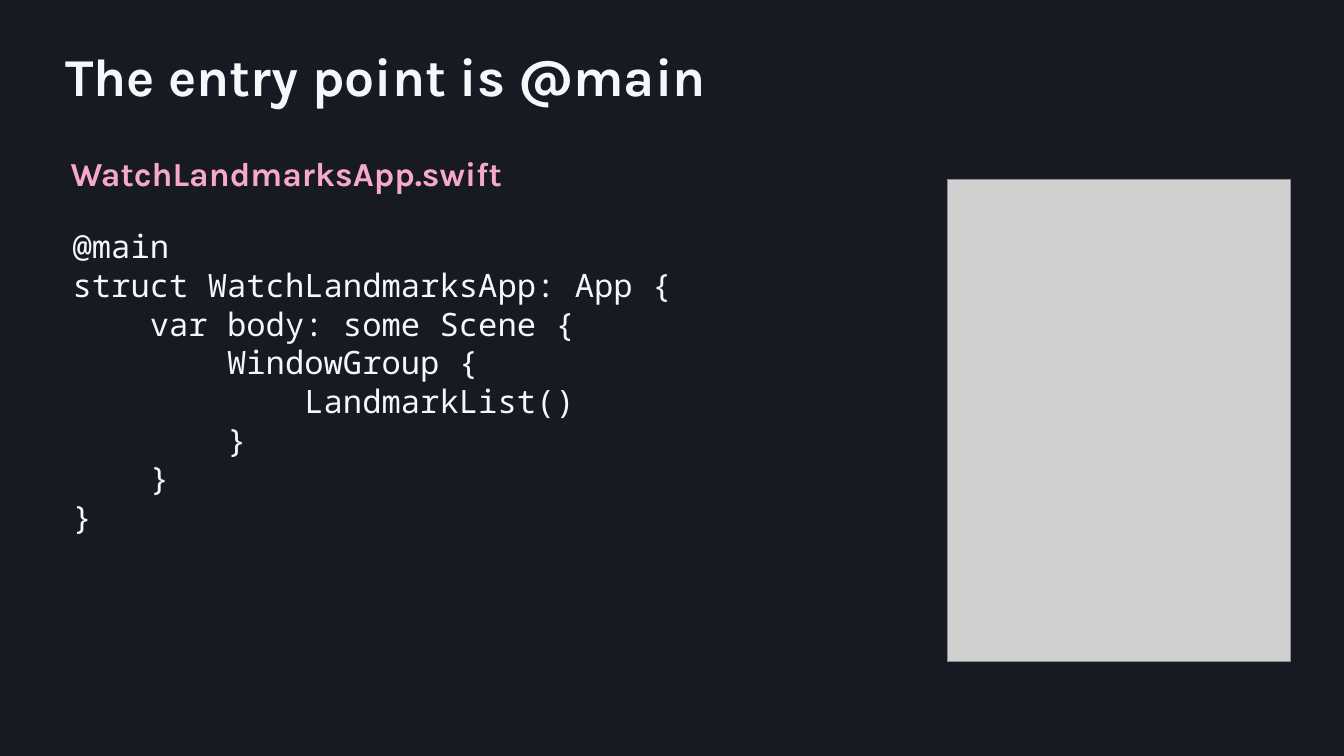
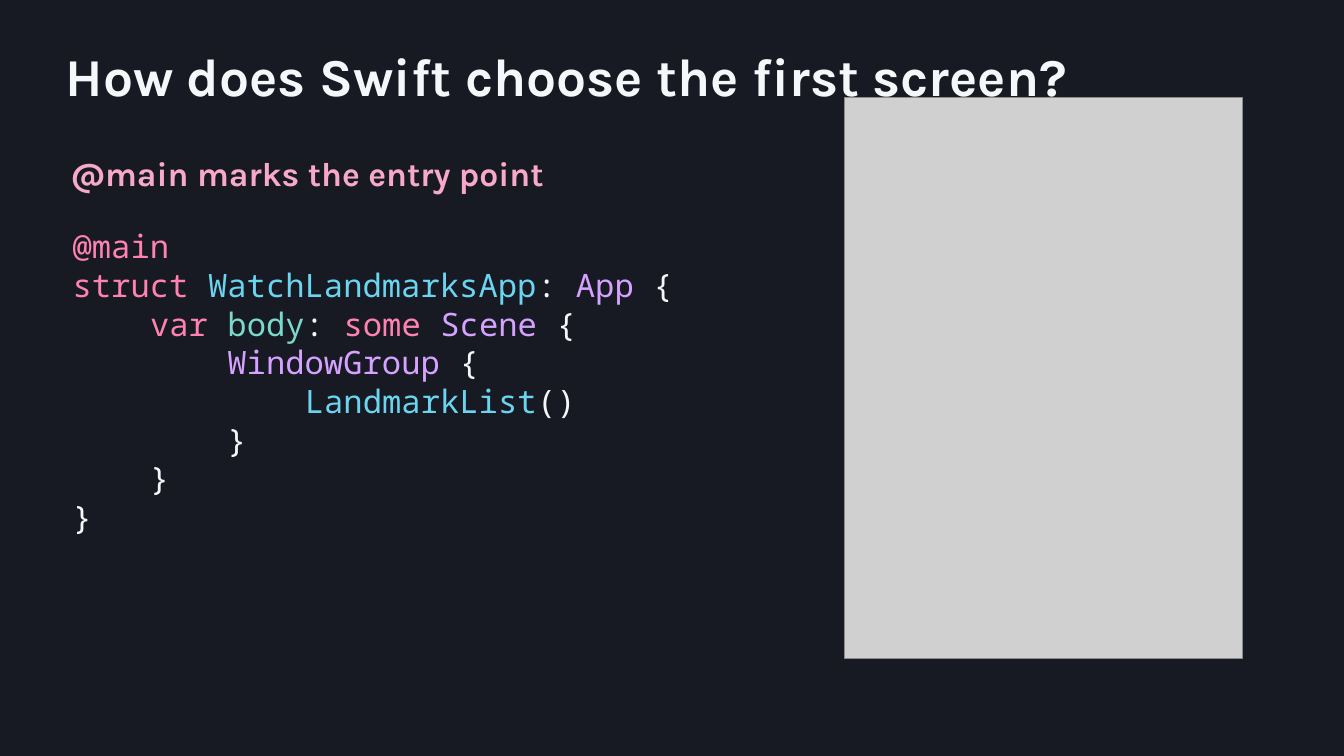
Before and after one commit to ms-Maryna/WearableAppDev, a slide deck: slide 3 of docs/slides/Nikita-watchOS.pptx. Drawn at 1344x756 pixels with LibreOffice and Linux fonts; fonts in the diff are those of the drawing; grey boxes stand for pictures. Boxes give left, top, right and bottom in pixels: in the first picture for what was removed or moved away, otherwise in the second. Text is boxed around its words. In the diff, an @@ line names an element or a change of style, - is before the commit and + after.

Commit message:
Refocus the watchOS slides on Swift and SwiftUI

```diff
--- a/docs/slides/Nikita-watchOS.pptx
+++ b/docs/slides/Nikita-watchOS.pptx
@@ text at box(65, 58, 1067, 109): text changed @@
-The entry point is @main
+How does Swift choose the first screen?
@@ picture: place and size @@
-picture at box(948, 179, 1291, 662)
+picture at box(845, 98, 1243, 658)
@@ text at box(71, 162, 544, 195): text changed @@
-WatchLandmarksApp.swift
+@main marks the entry point
@@ text at box(73, 233, 634, 418): text colour #F5F7FA to #FF82B0 in "@main", "struct", "var some"; text colour #F5F7FA to #6BD5EF in "WatchLandmarksApp:", "LandmarkList()"; text colour #F5F7FA to #D5A3FF in "App", "Scene", "WindowGroup"; text colour #F5F7FA to #7BD9CC in "body:" @@
```
Also in this commit, not shown: 4 other slides changed, 1 slide added, 1 slide removed.
